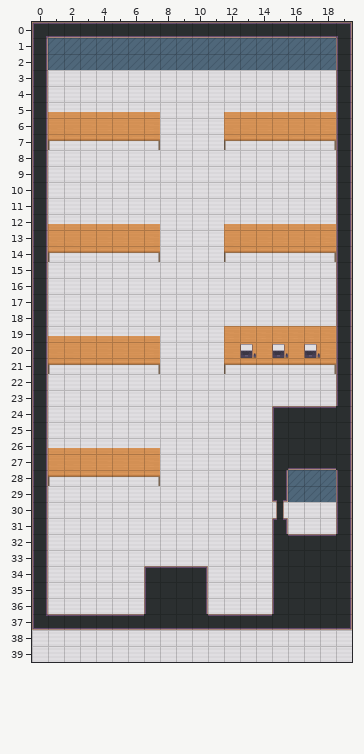
One commit to this Tiled map (JSON): terceiro_andar.tmj. The picture above is the old version.
Cells are 32x32 px. Shown: x 0..19, y 0..39. Not drawn, because the pictures are missing: unchanged layer "moveis/moveis".
After the commit:
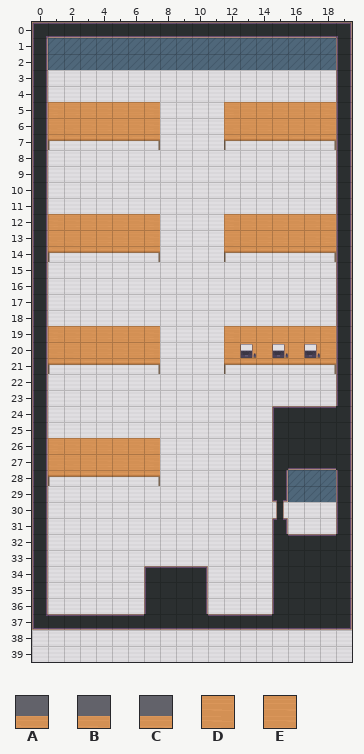
Key: from "WA_Tables": A 0, B 1, C 3, D 11, E 13.
_ is an empty cell.
Author's note on the commit: colocando novas mesas e subindo bloqueios
From old to new:
Layer "moveis/moveis_2":
y 5: x 1..7 AACCCCB -> DEEEEED; x 12..18 AACCCCB -> DEEEEED
y 12: x 1..7 AACCCCB -> DEEEEED; x 12..18 AACCCCB -> DEEEEED
y 19: x 1..7 AACCCCB -> DEEEEED
y 26: x 1..7 AACCCCB -> DEEEEED
Pixel boxes of the changes (left, top, right, bottom) in both pictures:
changed: (48, 102, 160, 112)
changed: (224, 102, 336, 112)
changed: (48, 214, 160, 224)
changed: (224, 214, 336, 224)
changed: (48, 326, 160, 336)
changed: (48, 438, 160, 448)
